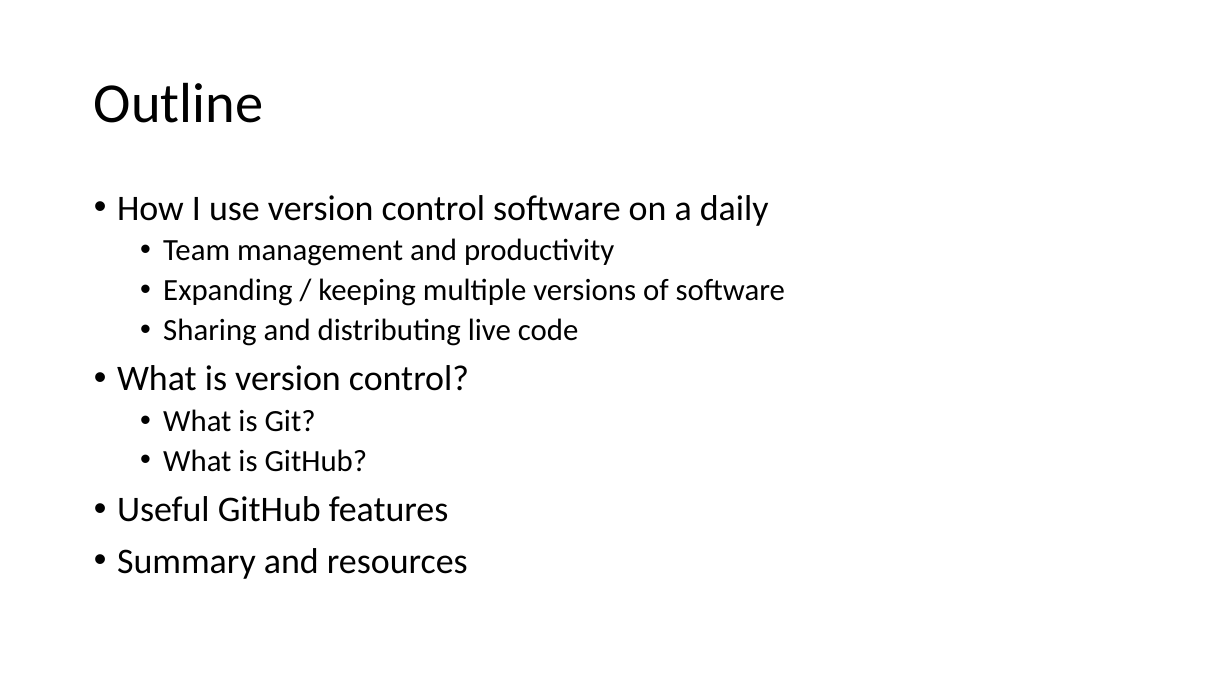
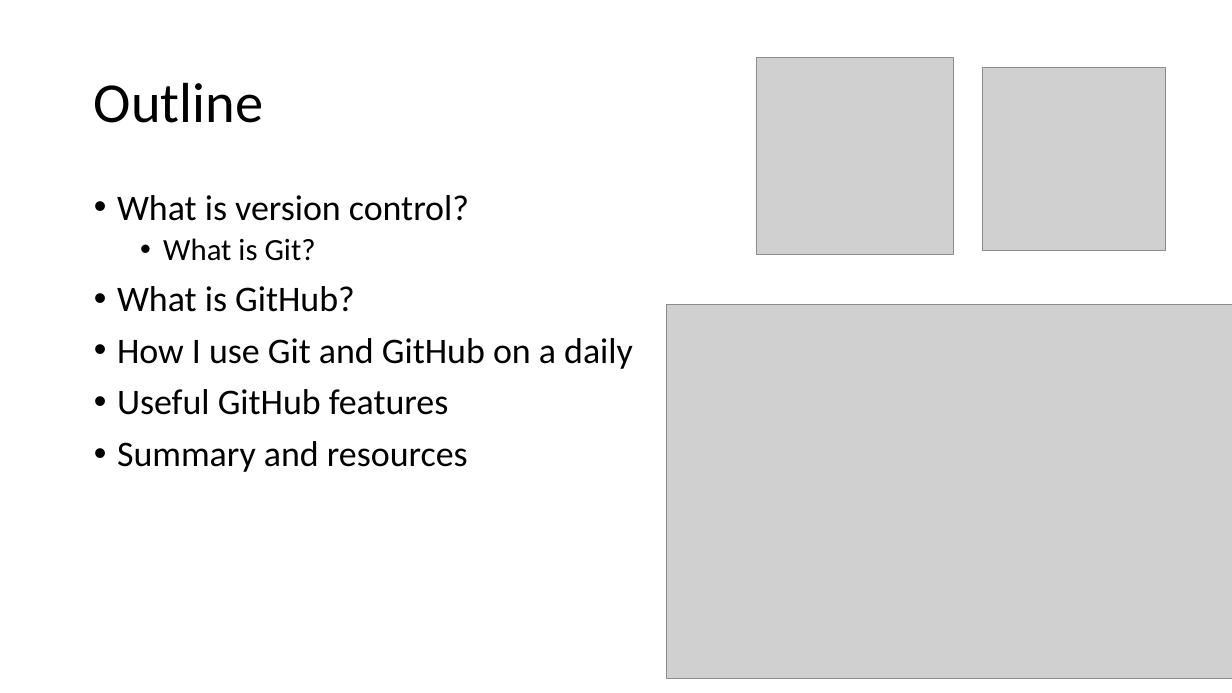
Before and after one commit to sriram-lab/github, a slide deck: slide 2 of GitHub-Intro.pptx. Drawn at 1232x693 pixels with LibreOffice and Linux fonts; fonts in the diff are those of the drawing; grey boxes stand for pictures. Boxes give left, top, right and bottom in pixels: in the first picture for what was removed or moved away, otherwise in the second. Text is boxed around its words. In the diff, an @@ line names an element or a change of style, - is before the commit and + after.

```diff
--- a/GitHub-Intro.pptx
+++ b/GitHub-Intro.pptx
@@ picture added at (757, 57, 954, 254) @@
@@ picture added at (982, 67, 1165, 250) @@
@@ text at (117, 195, 785, 346): paragraphs removed @@
-• How I use version control software on a daily
-  • Team management and productivity
-  • Expanding / keeping multiple versions of software
-  • Sharing and distributing live code
@@ text at (117, 286, 355, 312): size 24 to 28 pt in "What is GitHub?"; list level 2 to 1 in "What is GitHub?" @@
@@ picture added at (667, 305, 1232, 678) @@
@@ text at (117, 338, 633, 369): paragraph added @@
+• How I use Git and GitHub on a daily
```
Also in this commit, not shown: 9 other slides changed, 5 slides added, 1 slide removed.
